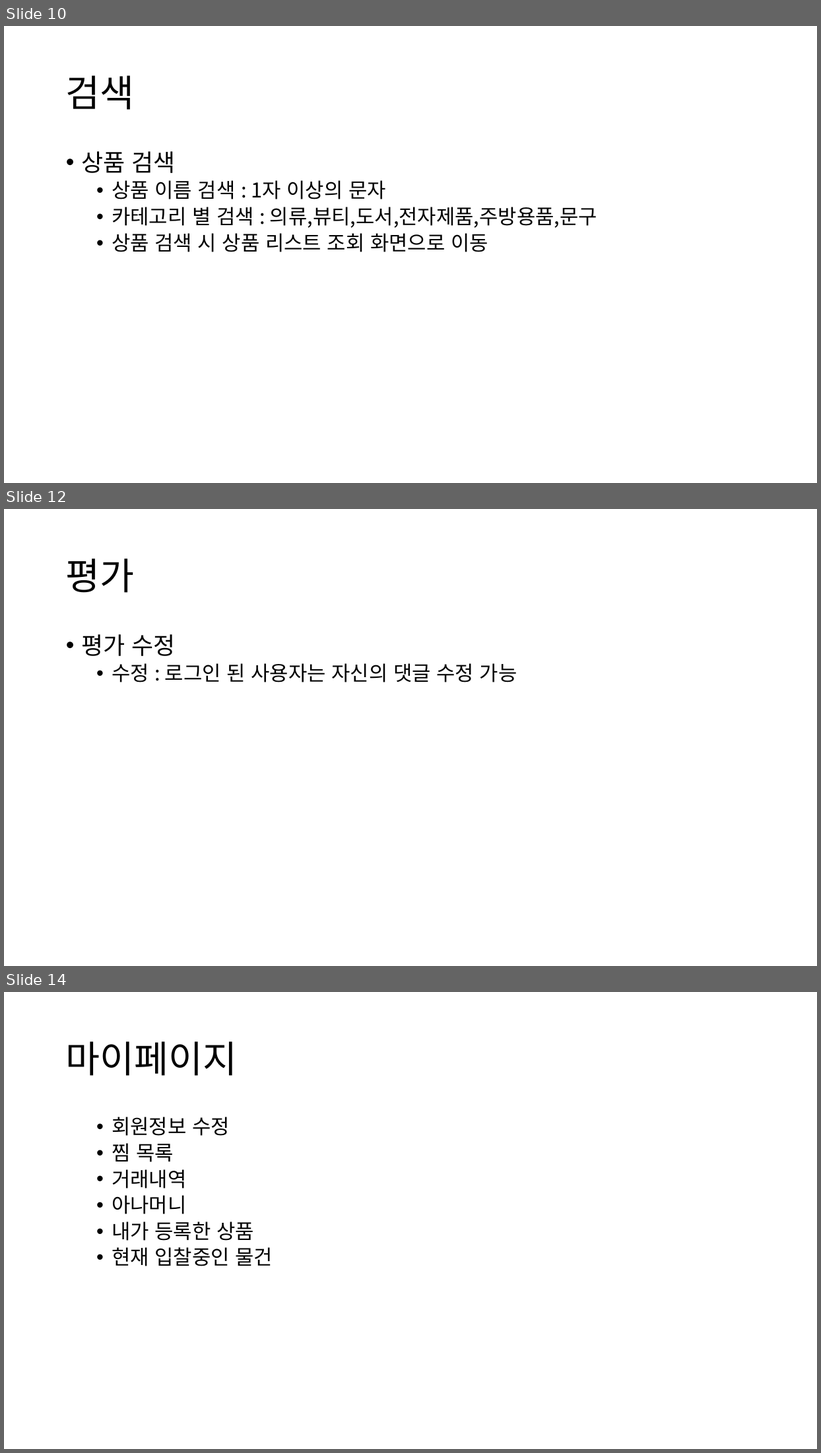
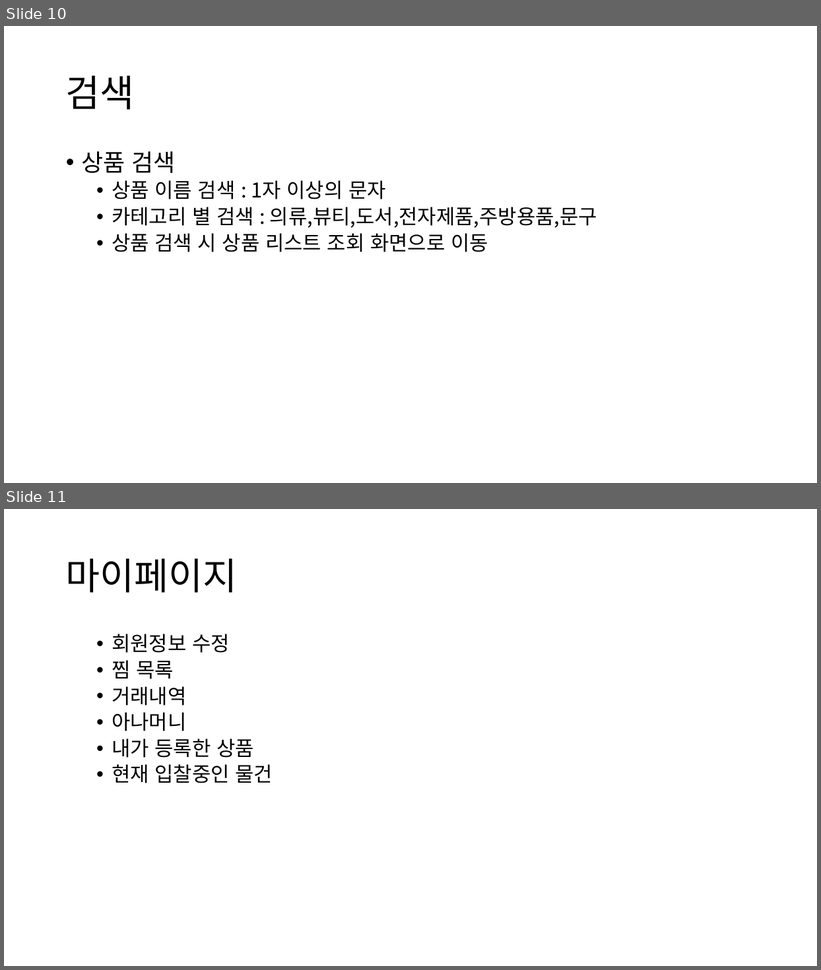
Before and after one commit to Singan/anabada-project, a slide deck: ppt/요구사항 명세서.pptx. Shown one above the other, each under a label of ours: slides 10, 12 and 14 before the commit, slides 10 and 11 after it; the slides between them are not shown. The pictures are 821x1453 and 821x970 pixels, drawn with LibreOffice and Linux fonts; fonts in the diff are those of the drawing. Boxes give left, top, right and bottom in pixels: in the first picture for what was removed or moved away, otherwise in the second. Text is boxed around its words. In the diff, an @@ line names an element or a change of style, - is before the commit and + after.

```diff
--- a/ppt/요구사항 명세서.pptx
+++ b/ppt/요구사항 명세서.pptx
@@ slide 12 removed at <box>4,509,817,966</box>, background #FFFFFF @@
@@ title removed at <box>66,559,135,593</box> @@
-평가
@@ text removed at <box>81,634,517,683</box> @@
-• 평가 수정
-  • 수정 : 로그인 된 사용자는 자신의 댓글 수정 가능
@@ what was slide 14 is now slide 11 @@
```
Also in this commit, not shown: 2 other slides removed, 4 other files.
